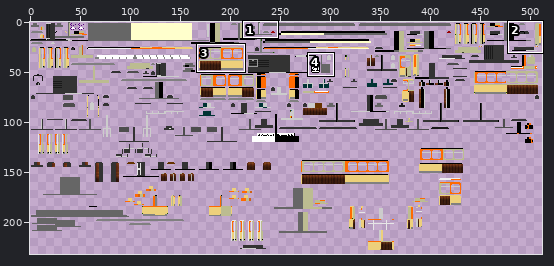
One commit to this sprite sheet: src/main/resources/assets/tc/textures/trains/Duewag_GT6ER_Grey.png. Above, an overview of the earlier version with the close-up marked.
Close-up. As it was:
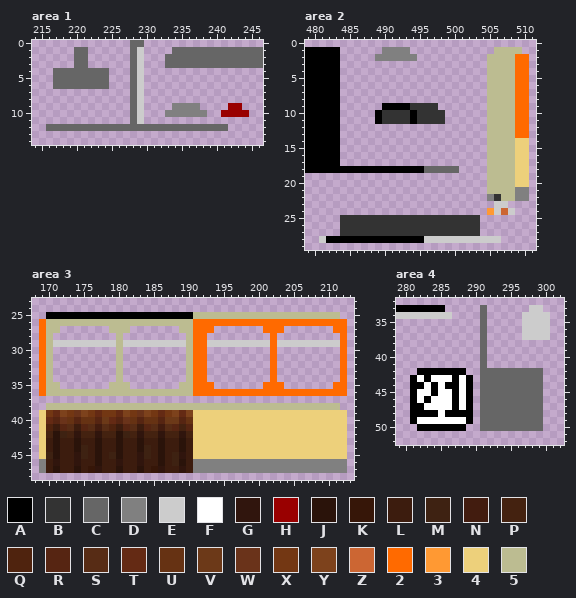
The file is 512x256 pixels. Colours within 5 levels of each other are drawn and written as one. Shown: area 1: x 214..246, y 0..14; area 2: x 479..511, y 0..29; area 3: x 168..213, y 23..48; area 4: x 279..302, y 32..52. The wide view leaves out empty margins. The commit also changed other parts of the picture, which this record leaves out.
Palette (. is transparent): A #000000  B #333333  C #666666  D #808080  E #cccccc  F #ffffff  G #30150d  H #990000  J #2a130a  K #361608  L #3c1c0e  M #3e2212  N #421c0f  P #442210  Q #4f230e  R #562512  S #572c15  T #642a14  U #663213  V #6c3918  W #6a331a  X #733713  Y #7d421c  Z #cc6633  2 #ff6a00  3 #ff9933  4 #edd07b  5 #bcbc91
And afterwards:
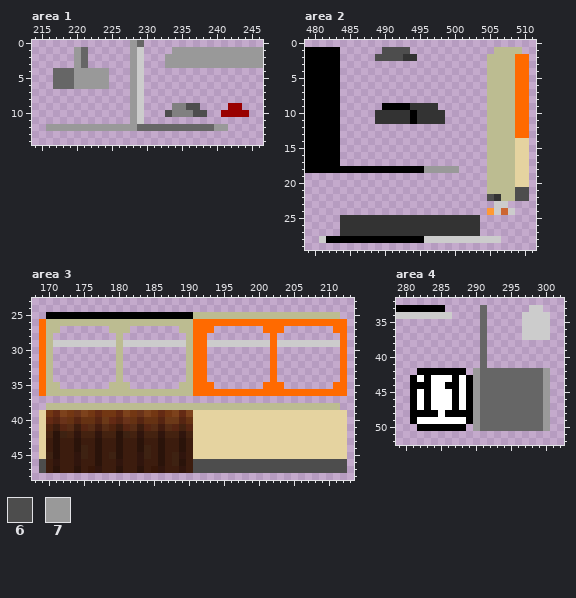
Colours new in this view: 6 #4d4d4d  7 #999999
Edits made:
colour 4: #edd07b -> #e5d3a0
Changed rows in their new state; - is a pixel that keeps its letter.
Area 1:
first column x 216:
 0 ------------7------------------
 1 ----7-------7-----7777777777777
 2 ----7-------7----77777777777777
 3 ----7-------7----77777777777777
 4 ----77777---7------------------
 5 ----77777---7------------------
 6 ----77777---7------------------
 7 ------------7------------------
 8 ------------7------------------
 9 ------------7-------66---------
10 ------------7----6---66--------
11 ------------7------------------
12 7777777777777-----------77-----
Area 2:
first column x 489:
 1 -6666-
 2 6666BB
first column x 489:
10 B
11 B
first column x 496:
18 77777----------
21 -------------66
22 ---------6---66
Area 3:
first column x 169:
46 6---------------------6666666666666666666666
47 6---------------------6666666666666666666666
Area 4:
first column x 282:
42 --------7---------7
43 --------7---------7
44 -AF-----7---------7
45 -AF-----7---------7
46 --------7---------7
47 FA------7---------7
48 --------7---------7
49 --------7---------7
50 --------7---------7
